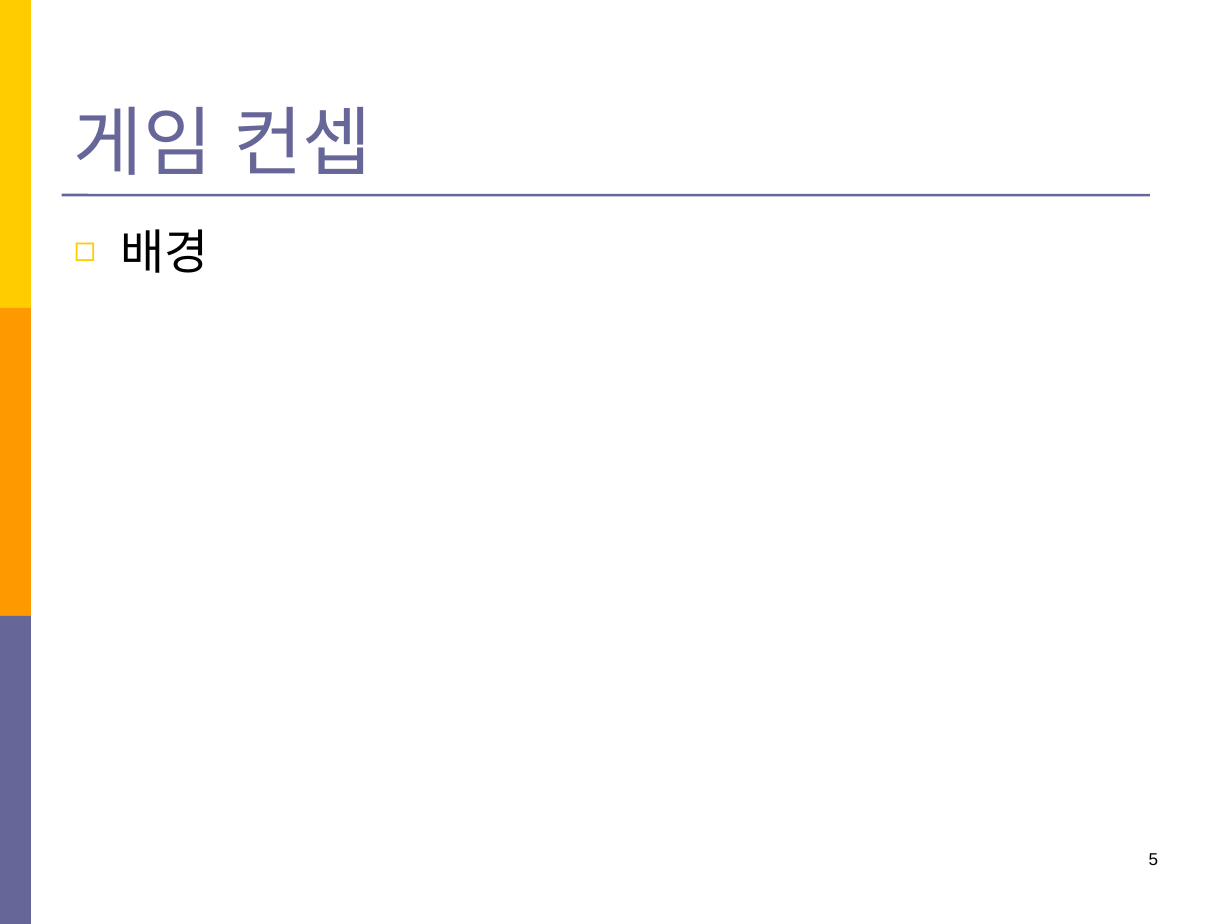
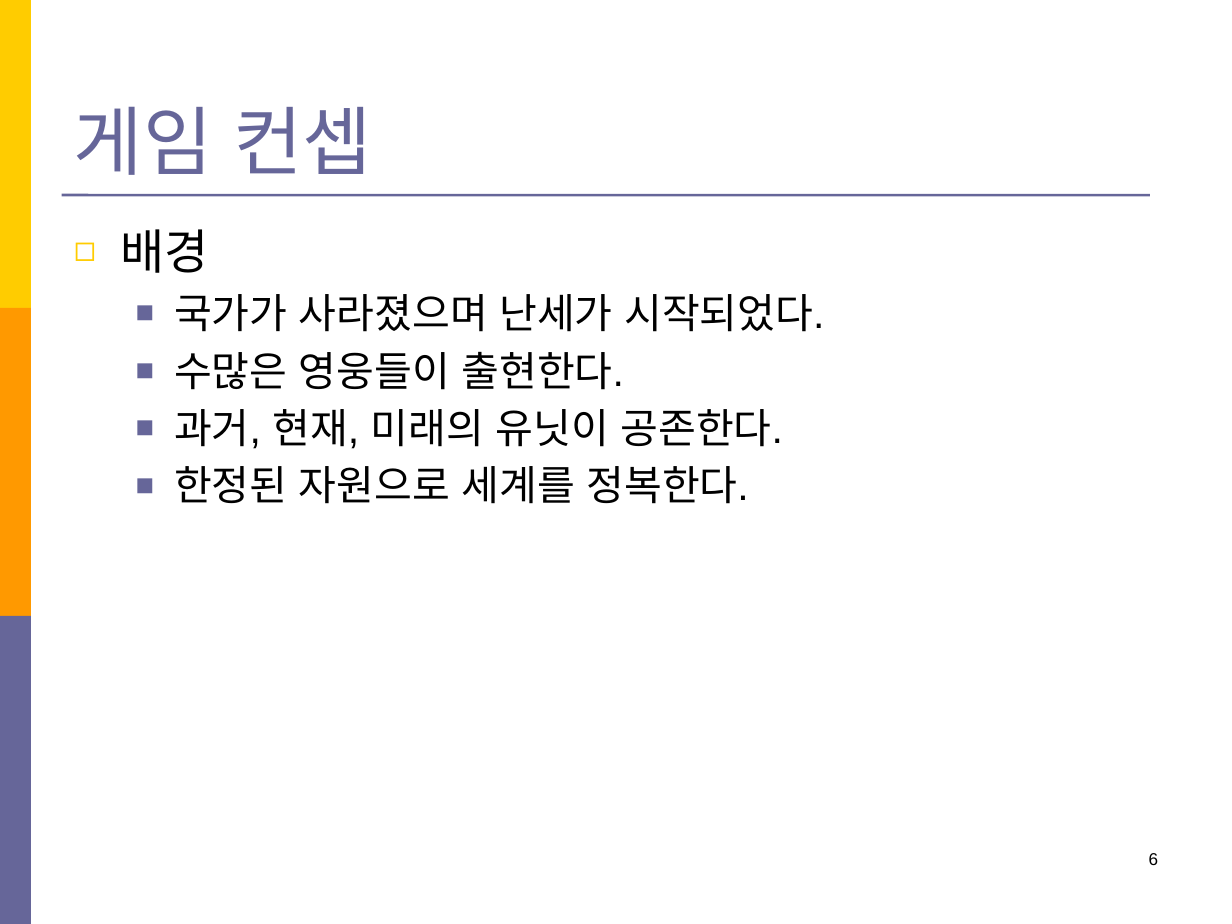
Before and after one commit to Kim2Kang/Documents, a slide deck: slide 6 of 제안서/김나단/제안서_전투시뮬레이션_3.1ver.pptx (slide 5 before the commit). Drawn at 1232x924 pixels with LibreOffice and Linux fonts; fonts in the diff are those of the drawing. Boxes give left, top, right and bottom in pixels: in the first picture for what was removed or moved away, otherwise in the second. Text is boxed around its words. In the diff, an @@ line names an element or a change of style, - is before the commit and + after.

```diff
--- a/제안서/김나단/제안서_전투시뮬레이션_3.1ver.pptx
+++ b/제안서/김나단/제안서_전투시뮬레이션_3.1ver.pptx
@@ text at [174,294,824,504]: paragraphs added @@
+  ■ 국가가 사라졌으며 난세가 시작되었다.
+  ■ 수많은 영웅들이 출현한다.
+  ■ 과거, 현재, 미래의 유닛이 공존한다.
+  ■ 한정된 자원으로 세계를 정복한다.
@@ page number at [1149,853,1159,865]: text changed @@
-5
+6
```
Also in this commit, not shown: 2 other slides changed, 2 slides added.
